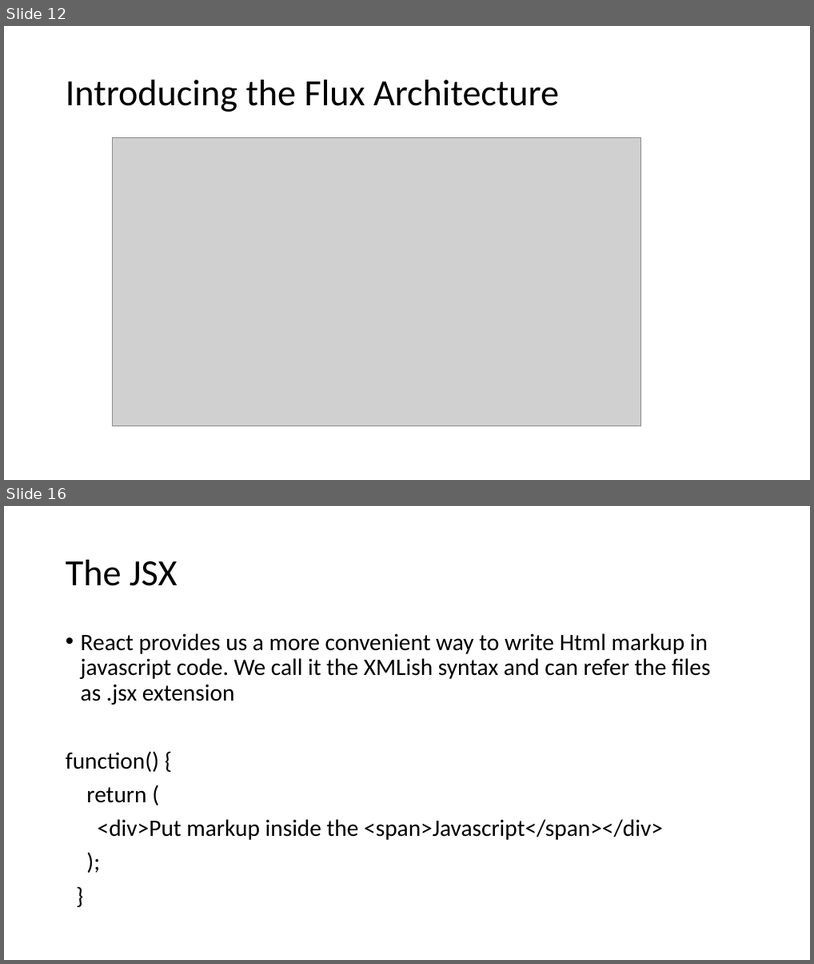
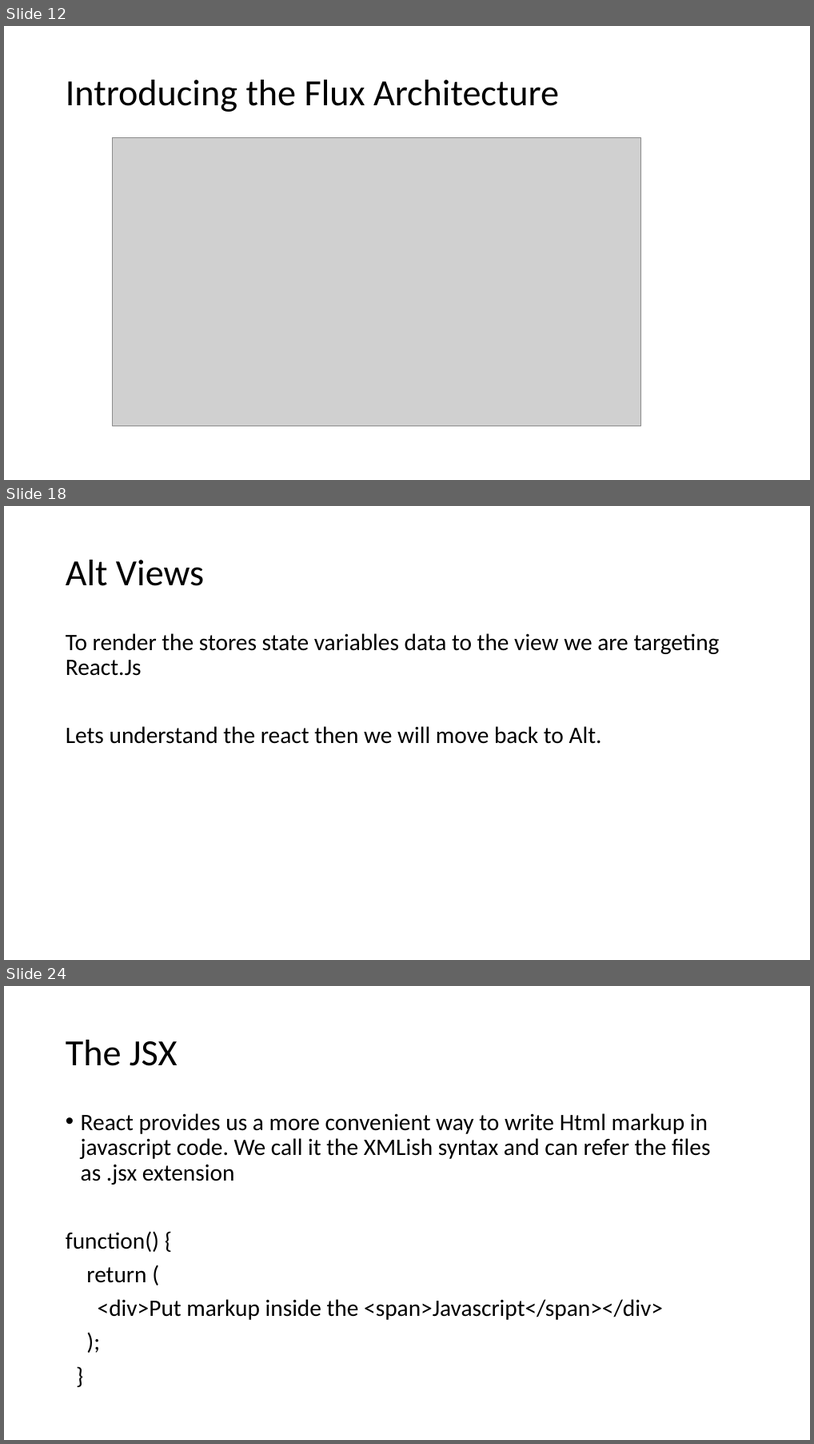
Before and after one commit to awahab29/samplealt, a slide deck: React.pptx. Shown one above the other, each under a label of ours: slides 12 and 16 before the commit, slides 12, 18 and 24 after it; the slides between them are not shown. The pictures are 814x964 and 814x1444 pixels, drawn with LibreOffice and Linux fonts; fonts in the diff are those of the drawing; grey boxes stand for pictures. Boxes give left, top, right and bottom in pixels: in the first picture for what was removed or moved away, otherwise in the second. Text is boxed around its words. In the diff, an @@ line names an element or a change of style, - is before the commit and + after.

```diff
--- a/React.pptx
+++ b/React.pptx
@@ slide 18 added at (x1=4, y1=506, x2=810, y2=960), background #FFFFFF @@
@@ title added at (x1=66, y1=560, x2=204, y2=586), 44 pt, text #000000 @@
+Alt Views
@@ text added at (x1=66, y1=633, x2=720, y2=744), 28 pt, text #000000 @@
+To render the stores state variables data to the view we are targeting React.Js
+Lets understand the react then we will move back to Alt.
@@ what was slide 16 is now slide 24 @@
```
Also in this commit, not shown: 7 slides changed, 7 other slides added, 1 slide removed.
